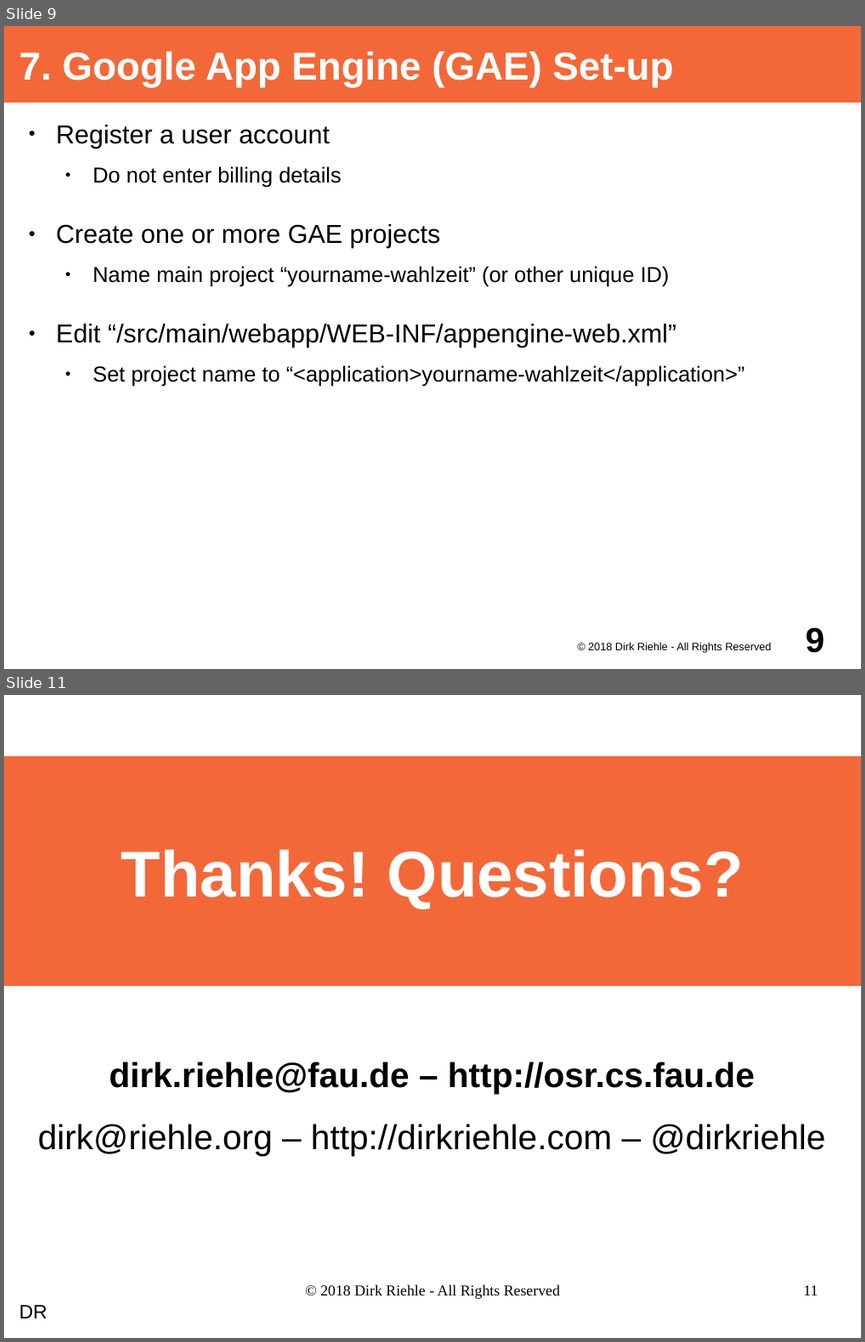
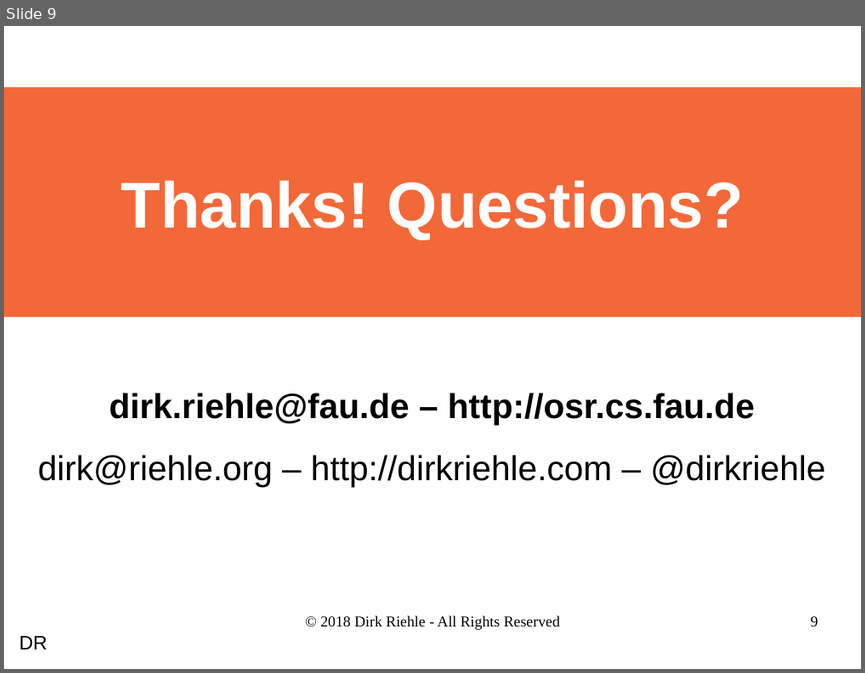
Before and after one commit to dirkriehle/adap-course, a slide deck: Lecture slides/ADAP A03 - Project Set-up.odp. Shown one above the other, each under a label of ours: slides 9 and 11 before the commit, slide 9 after it; the slides between them are not shown. The pictures are 865x1342 and 865x673 pixels, drawn with LibreOffice and Linux fonts; fonts in the diff are those of the drawing. Boxes give left, top, right and bottom in pixels: in the first picture for what was removed or moved away, otherwise in the second. Text is boxed around its words. In the diff, an @@ line names an element or a change of style, - is before the commit and + after.

```diff
--- a/Lecture slides/ADAP A03 - Project Set-up.odp
+++ b/Lecture slides/ADAP A03 - Project Set-up.odp
@@ slide 9 removed at box(4, 26, 861, 669), background #FFFFFF @@
@@ title removed at box(4, 26, 861, 102) @@
-7. Google App Engine (GAE) Set-up
@@ text removed at box(56, 125, 745, 386) @@
-● Register a user account
-  ● Do not enter billing details
-● Create one or more GAE projects
-  ● Name main project “yourname-wahlzeit” (or other unique ID)
-● Edit “/src/main/webapp/WEB-INF/appengine-web.xml”
-  ● Set project name to “<application>yourname-wahlzeit</application>”
@@ page number removed at box(806, 627, 825, 652) @@
-9
@@ text removed at box(588, 641, 771, 652) @@
-© 2018 Dirk Riehle - All Rights Reserved
@@ what was slide 11 is now slide 9 @@
@@ page number at box(811, 616, 818, 626): text changed @@
-11
+9
```
Also in this commit, not shown: 7 slides changed, 1 slide added, 2 other slides removed, 17 other files.
